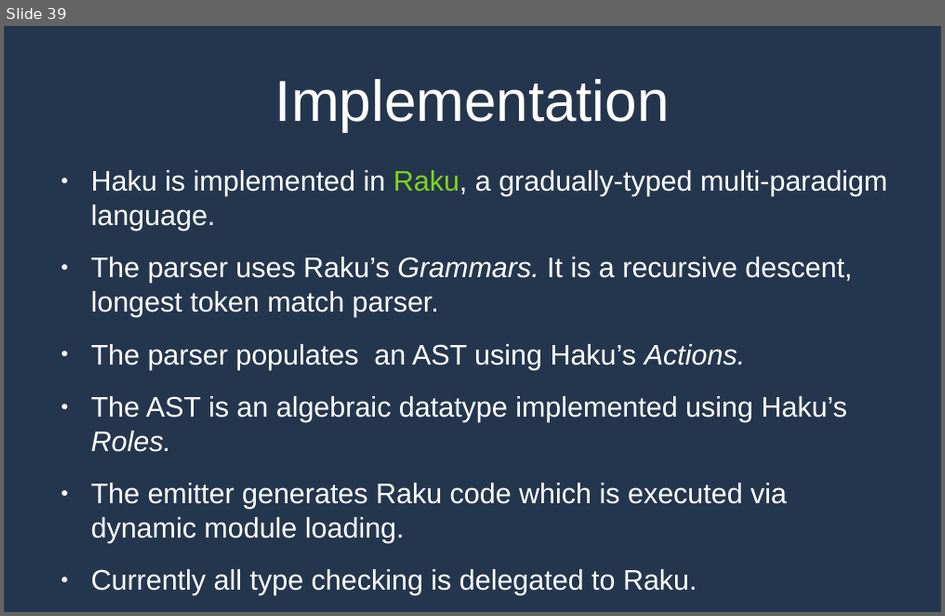
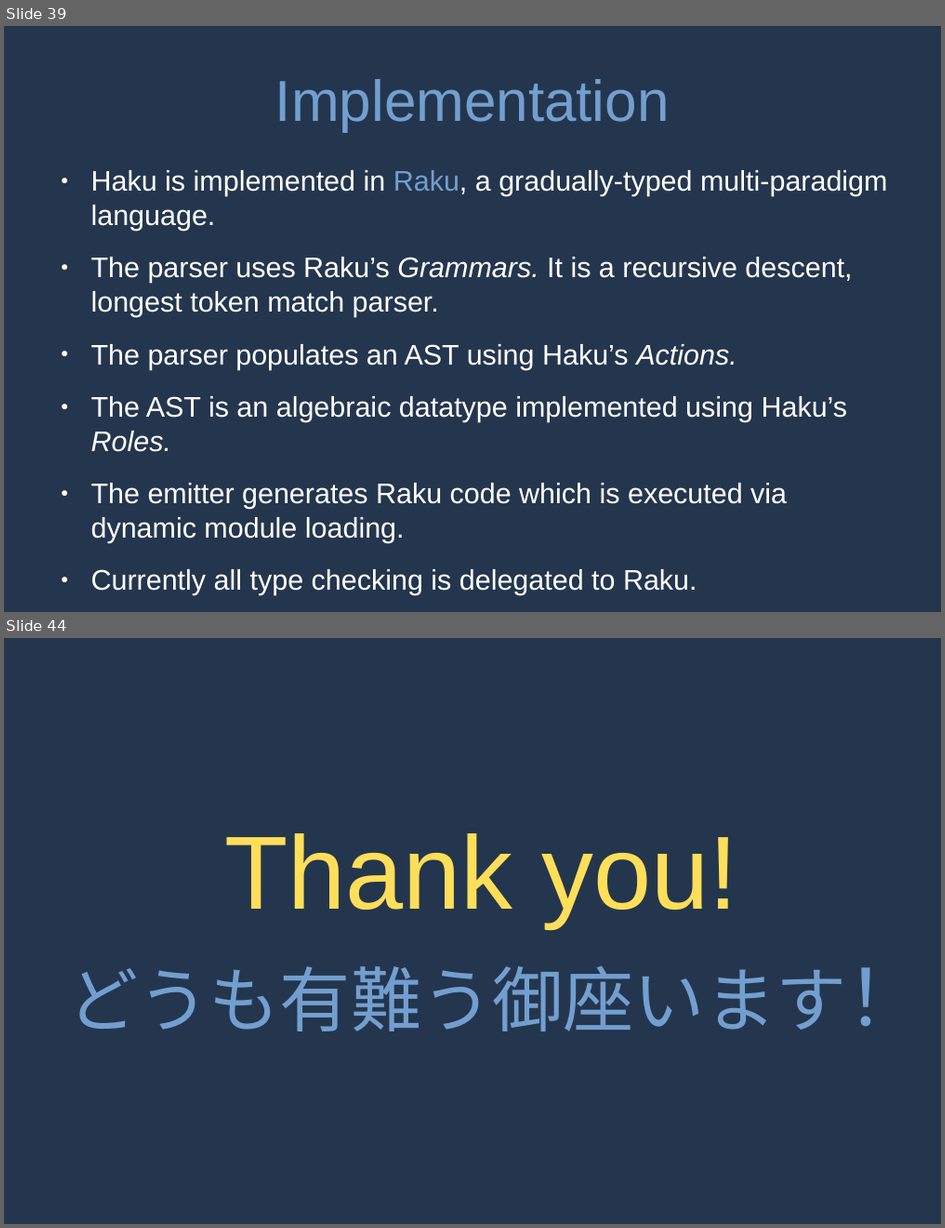
Before and after one commit to MrPicklePinosaur/haku, a slide deck: haku-talk/haku-talk.odp. Shown one above the other, each under a label of ours: slide 39 before the commit, slides 39 and 44 after it; the slides between them are not shown. The pictures are 945x616 and 945x1228 pixels, drawn with LibreOffice and Linux fonts; fonts in the diff are those of the drawing. Boxes give left, top, right and bottom in pixels: in the first picture for what was removed or moved away, otherwise in the second. Text is boxed around its words. In the diff, an @@ line names an element or a change of style, - is before the commit and + after.

```diff
--- a/haku-talk/haku-talk.odp
+++ b/haku-talk/haku-talk.odp
@@ slide 44 added at box(4, 638, 941, 1224), background #24364E @@
@@ text added at box(67, 833, 847, 1031), 60 pt, text #729FCF @@
+Thank you!
+どうも有難う御座います！
@@ slide 39 changed as well @@
@@ title "Implementation" at box(276, 79, 670, 131): text colour #FFFFFF to #729FCF @@
@@ text at box(91, 170, 888, 231): text colour #81D41A to #729FCF in "Raku," @@
```
Also in this commit, not shown: 36 other slides changed, 5 other slides added, 1 other file.
